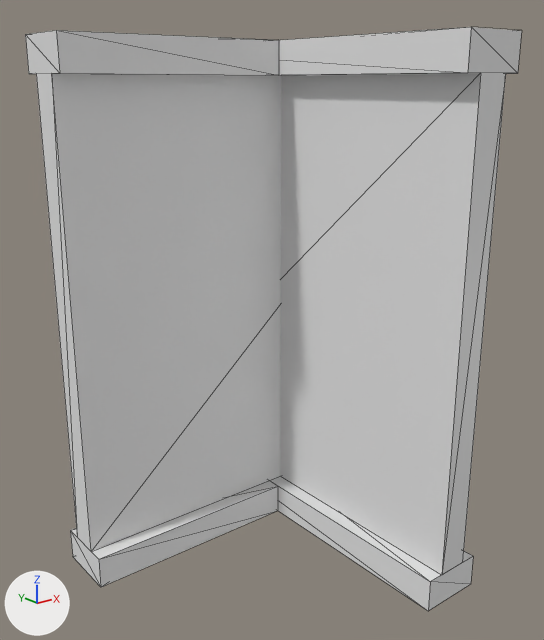
What one commit did to the OBJ model public/meshes/compositelumber_fence.obj.
Camera for both pictures: a camera (50 mm lens) standing at (-1.013, -1.229, 0.422) and looking at (-0.031, -0.003, -0.069). The axes (+X, +Y, +Z) are drawn at lower left. The lights are the same throughout. The picture after the commit comes second. Mesh edges are drawn as thin lines. Where no turn or scale is listed for an object, it has been applied to the vertices. Vertices at exactly the same position are counted once.

In view in the first picture: 'compositelumber_fence'.
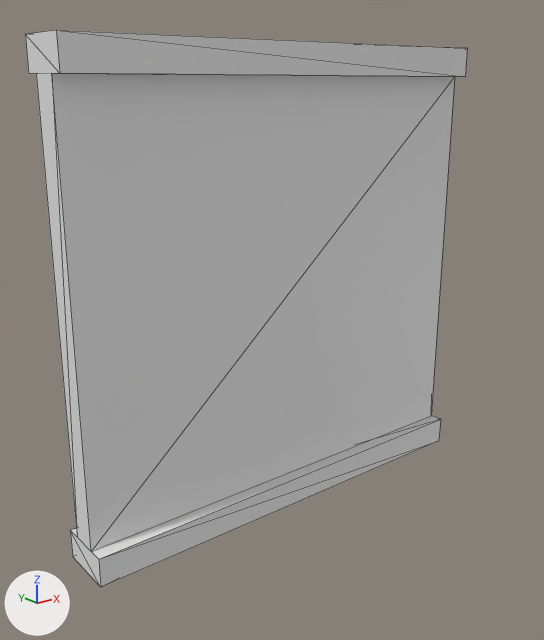
The change, as JSON lines over the scene's bpy script:
```json
{"block": "me_compositelumber_fence", "where": "# used by ob_compositelumber_fence; location = (0.0, 0.0, 0.0)"}
{"op": "remove", "block": "me_compositelumber_fence", "code": "me_compositelumber_fence.from_pydata(...)  # 64 vertices, 80 faces; spans x -0.5..0.5, y -0.5..0.5, z -0.5..0.5"}
{"op": "add", "block": "me_compositelumber_fence", "code": "me_compositelumber_fence.from_pydata(...)  # 24 vertices, 32 faces; spans x -0.5..0.5, y -0.063..0.063, z -0.5..0.5"}
{"block": "me_compositelumber_fence", "change": "me_compositelumber_fence part 1: the loose piece of 8 vertices spanning x -0.031..0.031, y -0.5..0.5, z -0.437..0.438 is deleted"}
{"block": "me_compositelumber_fence", "change": "me_compositelumber_fence part 2: the loose piece of 8 vertices spanning x -0.062..0.062, y -0.5..0.5, z 0.437..0.5 is deleted"}
{"block": "me_compositelumber_fence", "change": "me_compositelumber_fence part 3: the loose piece of 8 vertices spanning x -0.062..0.062, y -0.5..0.5, z -0.5..-0.437 is deleted"}
{"block": "me_compositelumber_fence", "change": "me_compositelumber_fence part 4"}
{"block": "me_compositelumber_fence", "change": "8 vertices are removed from x -0.062..0.062, y -0.062..0.063, z 0.438..0.5"}
{"block": "me_compositelumber_fence", "change": "16 faces are deleted"}
{"block": "me_compositelumber_fence", "change": "8 new faces join them"}
{"block": "me_compositelumber_fence", "change": "me_compositelumber_fence part 5"}
{"block": "me_compositelumber_fence", "change": "8 vertices are removed from x -0.062..0.062, y -0.063..0.062, z -0.5..-0.438"}
{"block": "me_compositelumber_fence", "change": "16 faces are deleted"}
{"block": "me_compositelumber_fence", "change": "8 new faces join them"}
```

Pixel boxes (x1, y1, x2, y2) of what changed, in the pictures (544 x 640 px):
```json
{"object": "compositelumber_fence", "change": "reshaped", "before": [25, 27, 522, 611], "after": [25, 30, 467, 587], "on screen": "11% narrower"}
{"part": 1, "of": "me_compositelumber_fence", "change": "deleted", "before": [280, 73, 506, 575]}
{"part": 2, "of": "me_compositelumber_fence", "change": "deleted", "before": [276, 27, 522, 76]}
{"part": 3, "of": "me_compositelumber_fence", "change": "deleted", "before": [269, 476, 473, 611]}
{"part": 4, "of": "me_compositelumber_fence", "change": "cut back", "before": [54, 30, 279, 75], "after": [54, 30, 467, 77]}
{"part": 5, "of": "me_compositelumber_fence", "change": "cut back", "before": [71, 481, 278, 587], "after": [71, 416, 440, 587]}
```
